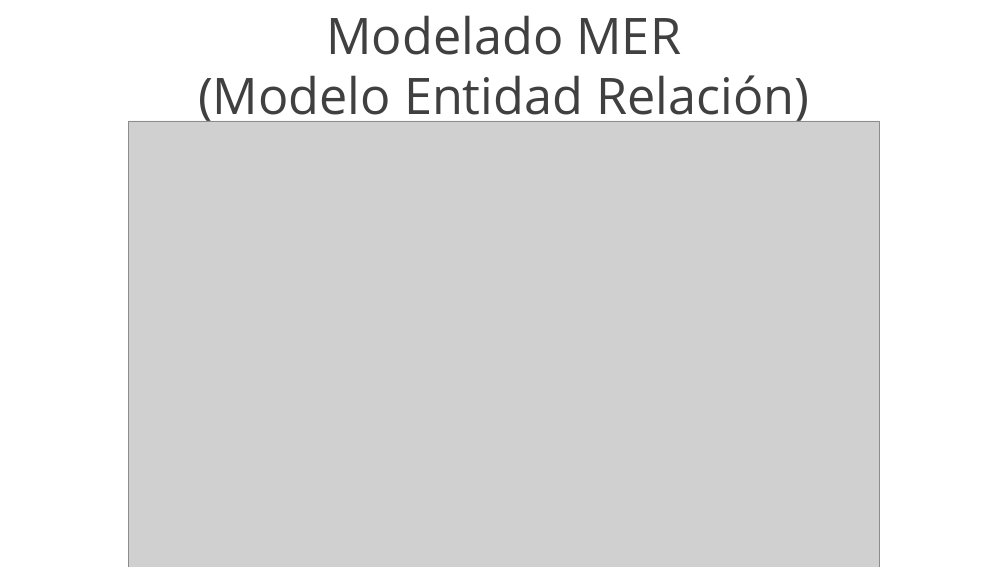
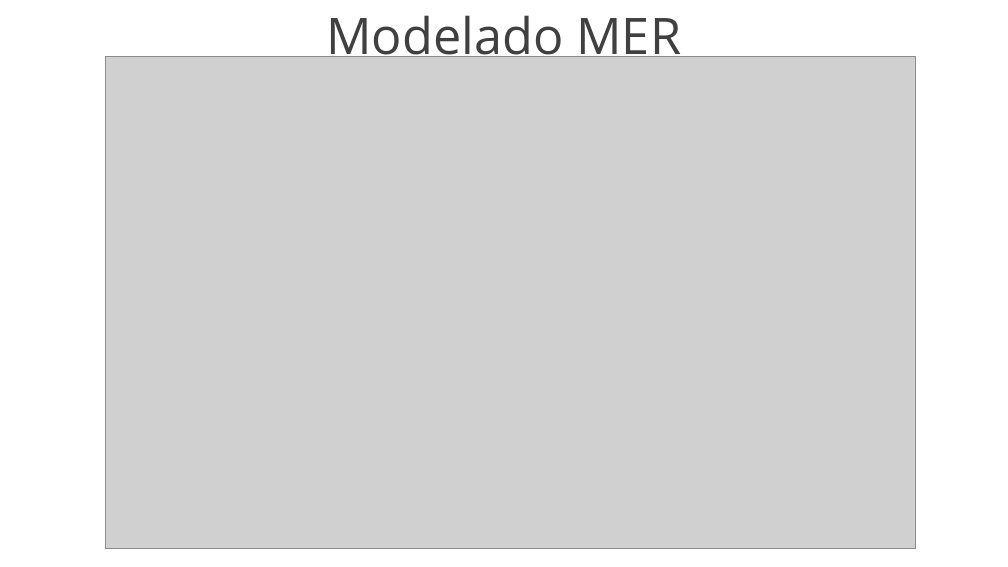
Before and after one commit to yeseniaquejada/SERVICE_MARKET, a slide deck: slide 27 of PROYECTO FORMATIVO.pptx (slide 29 before the commit). Drawn at 1008x567 pixels with LibreOffice and Linux fonts; fonts in the diff are those of the drawing; grey boxes stand for pictures; background and template pictures are left out. Boxes give left, top, right and bottom in pixels: in the first picture for what was removed or moved away, otherwise in the second. Text is boxed around its words. In the diff, an @@ line names an element or a change of style, - is before the commit and + after.

```diff
--- a/PROYECTO FORMATIVO.pptx
+++ b/PROYECTO FORMATIVO.pptx
@@ picture: place and size @@
-picture at <box>129,121,880,567</box>
+picture at <box>105,56,916,548</box>
@@ text at <box>198,75,809,128</box>: paragraph removed @@
-(Modelo Entidad Relación)
```
Also in this commit, not shown: 6 other slides changed, 2 slides removed, 31 other files.
